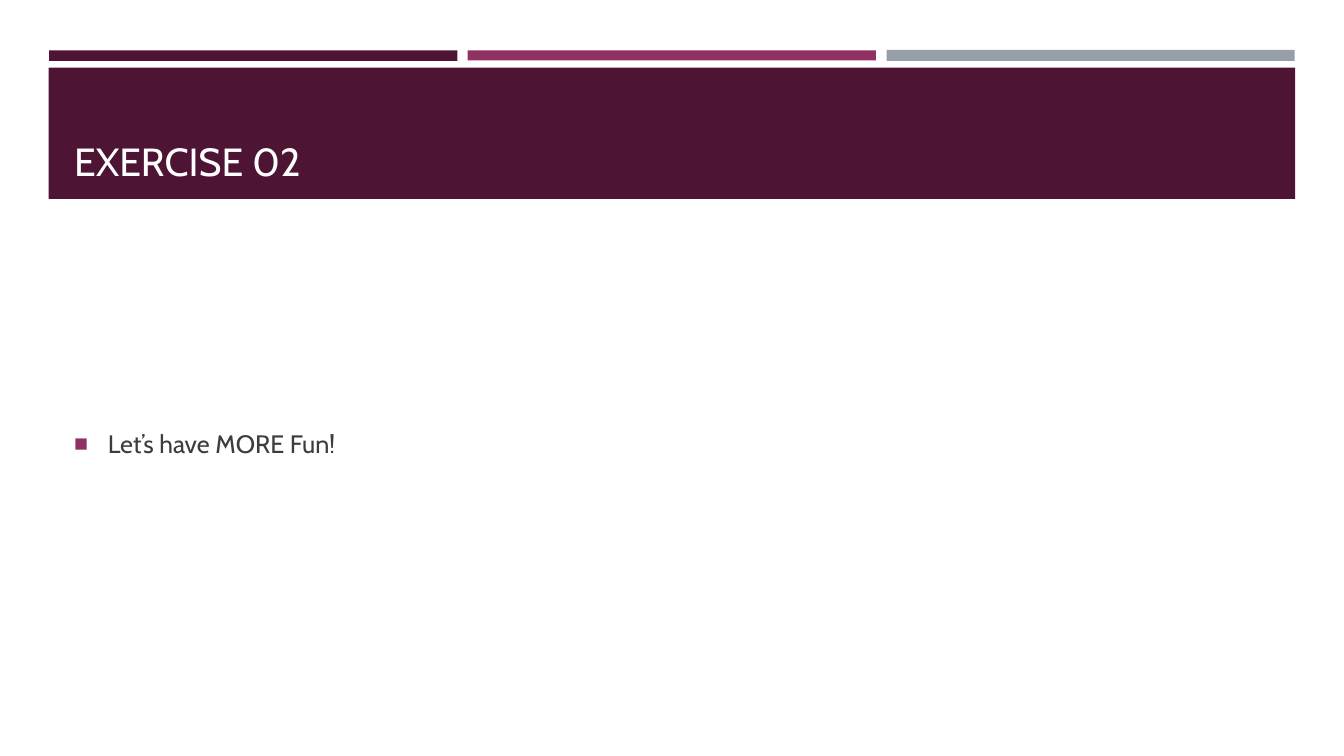
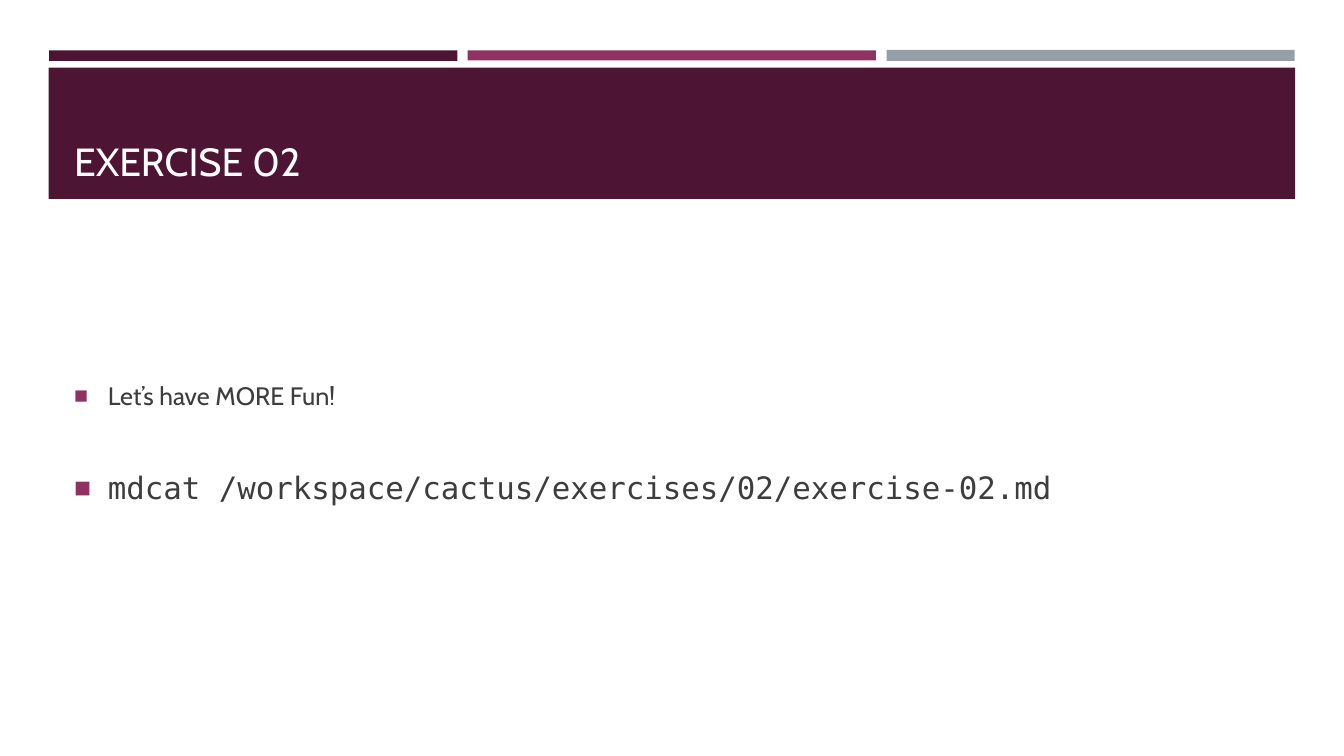
Before and after one commit to BGAcademy23/cactus, a slide deck: slide 12 of docs/aligning_whole_genomes_with_cactus.pptx. Drawn at 1344x756 pixels with LibreOffice and Linux fonts; fonts in the diff are those of the drawing. Boxes give left, top, right and bottom in pixels: in the first picture for what was removed or moved away, otherwise in the second. Text is boxed around its words. In the diff, an @@ line names an element or a change of style, - is before the commit and + after.

Commit message:
update slides

```diff
--- a/docs/aligning_whole_genomes_with_cactus.pptx
+++ b/docs/aligning_whole_genomes_with_cactus.pptx
@@ text at box(108, 475, 1052, 506): paragraph added @@
+■ mdcat /workspace/cactus/exercises/02/exercise-02.md
```
Also in this commit, not shown: 1 other slide changed.
